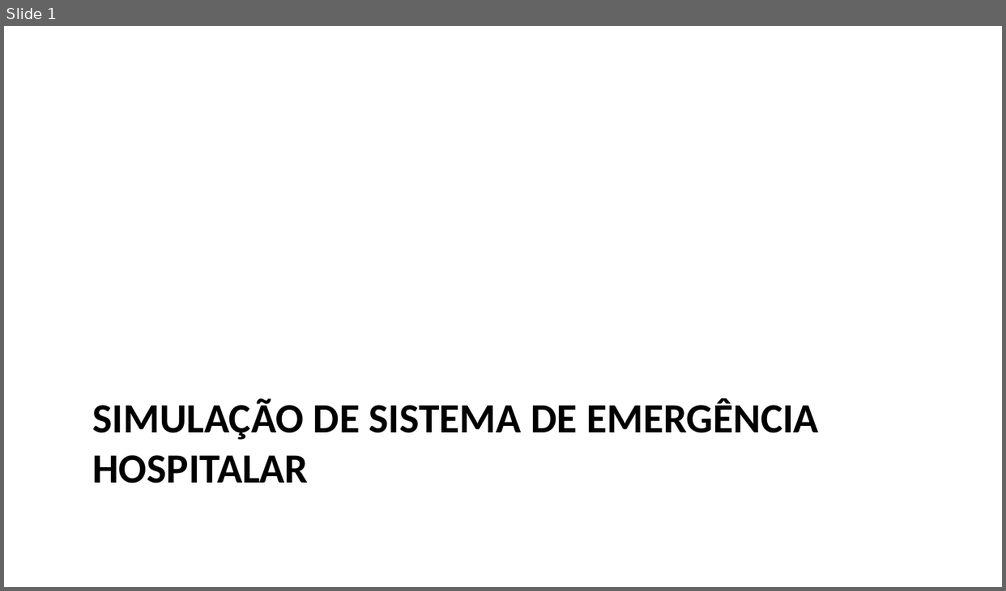
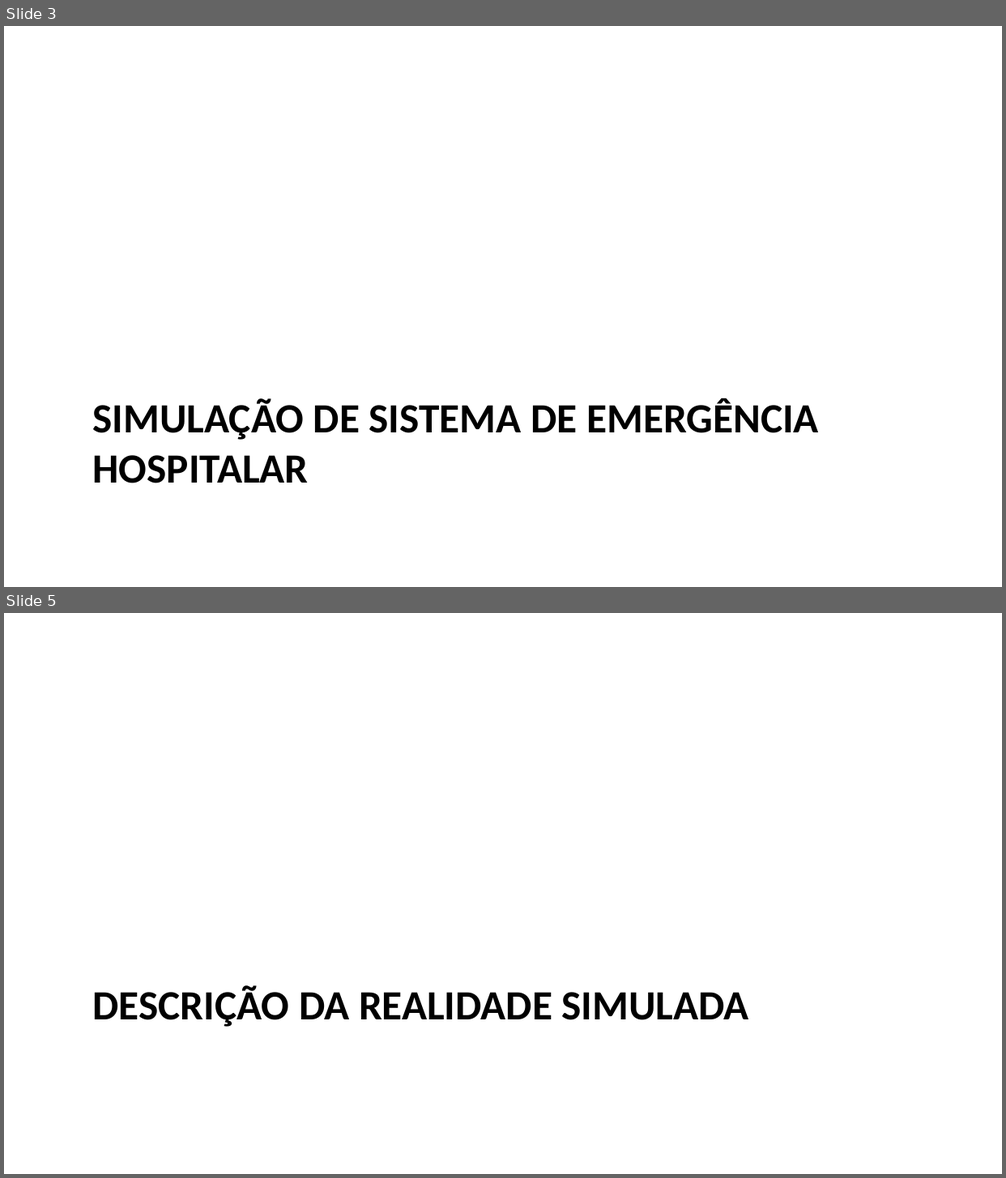
Before and after one commit to bengo501/-T2-Avalia-o-de-Aprendizagem-Simula-o-e-M-todos-Anal-ticos---2025-1, a slide deck: apresentacao_hospital.pptx. Shown one above the other, each under a label of ours: slide 1 before the commit, slides 3 and 5 after it; the slides between them are not shown. The pictures are 1006x591 and 1006x1178 pixels, drawn with LibreOffice and Linux fonts; fonts in the diff are those of the drawing. Boxes give left, top, right and bottom in pixels: in the first picture for what was removed or moved away, otherwise in the second. Text is boxed around its words. In the diff, an @@ line names an element or a change of style, - is before the commit and + after.

```diff
--- a/apresentacao_hospital.pptx
+++ b/apresentacao_hospital.pptx
@@ slide 5 added at [4, 613, 1002, 1174], background #FFFFFF @@
@@ title added at [93, 986, 749, 1027], 30 pt, text #000000, bold @@
+DESCRIÇÃO DA REALIDADE SIMULADA
@@ what was slide 1 is now slide 3 @@
```
Also in this commit, not shown: 8 slides changed, 24 other slides added, 4 slides removed, 13 other files.
